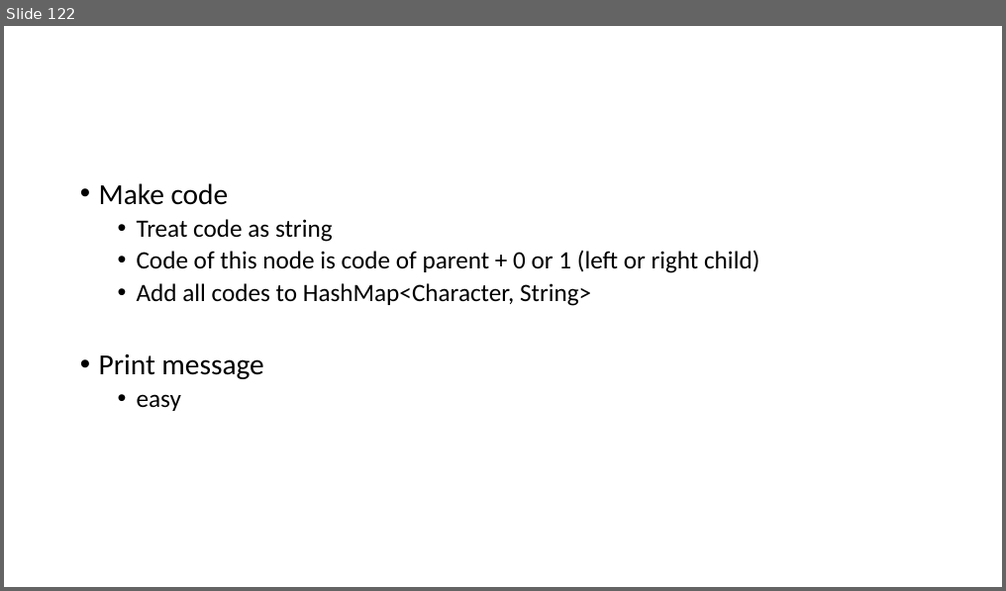
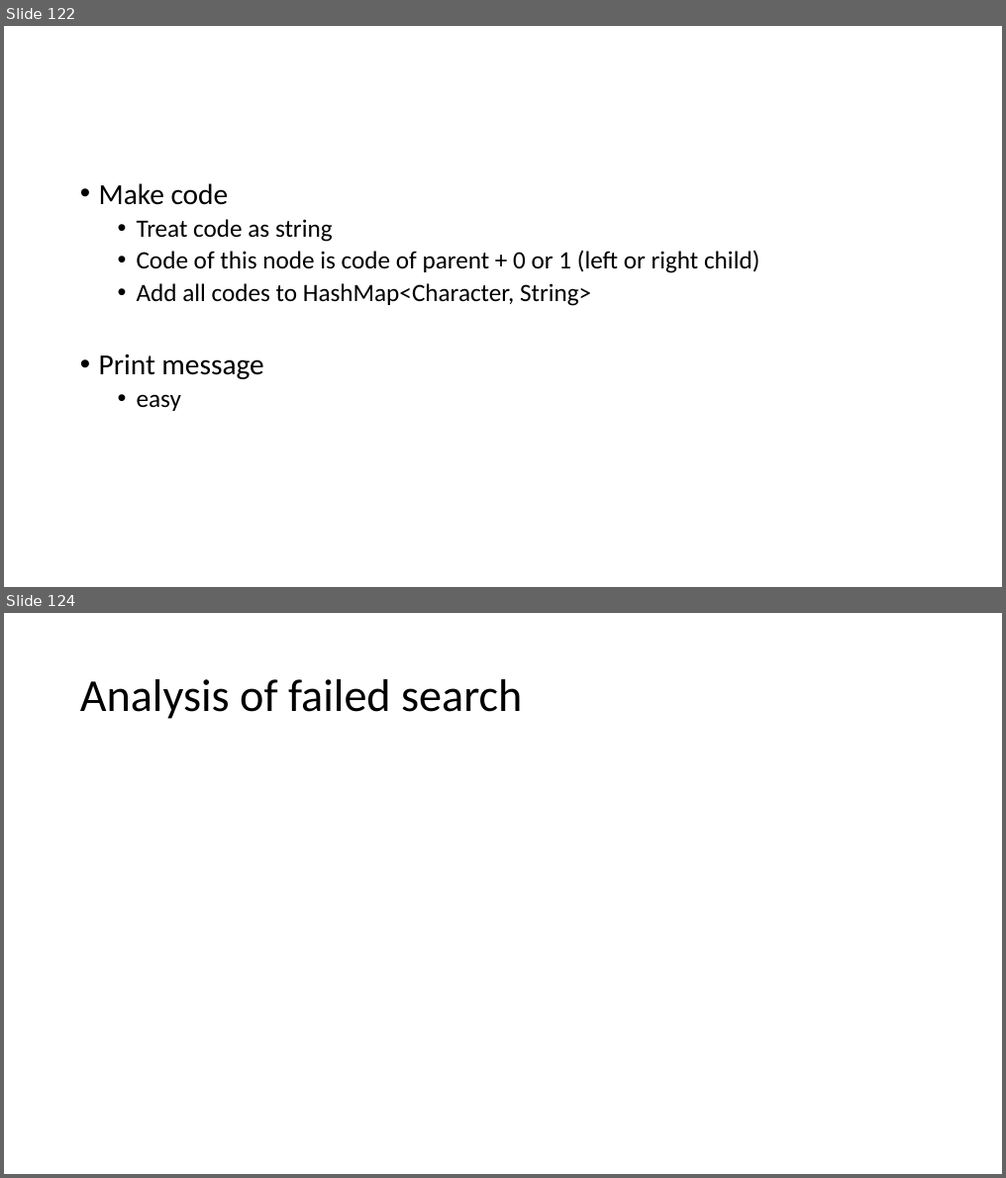
Before and after one commit to skalakm/232, a slide deck: notes.pptx. Shown one above the other, each under a label of ours: slide 122 before the commit, slides 122 and 124 after it; the slides between them are not shown. The pictures are 1006x591 and 1006x1178 pixels, drawn with LibreOffice and Linux fonts; fonts in the diff are those of the drawing; grey boxes stand for pictures. Boxes give left, top, right and bottom in pixels: in the first picture for what was removed or moved away, otherwise in the second. Text is boxed around its words. In the diff, an @@ line names an element or a change of style, - is before the commit and + after.

```diff
--- a/notes.pptx
+++ b/notes.pptx
@@ slide 124 added at box(4, 613, 1002, 1174), background #FFFFFF @@
@@ title added at box(80, 679, 522, 719), 44 pt, text #000000 @@
+Analysis of failed search
```
Also in this commit, not shown: 5 other slides added.
